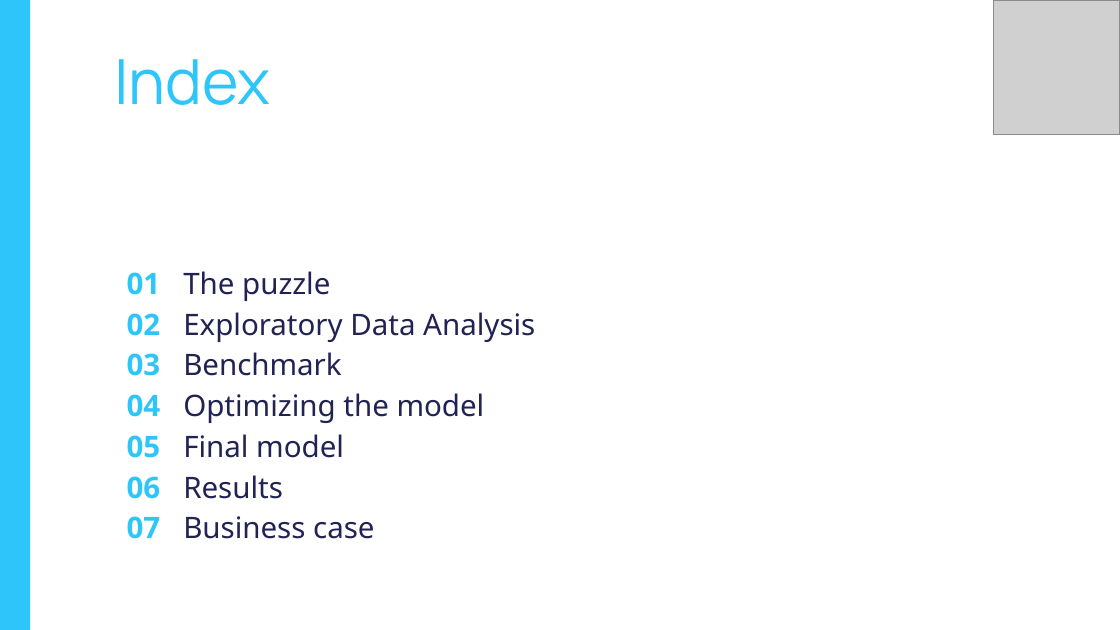
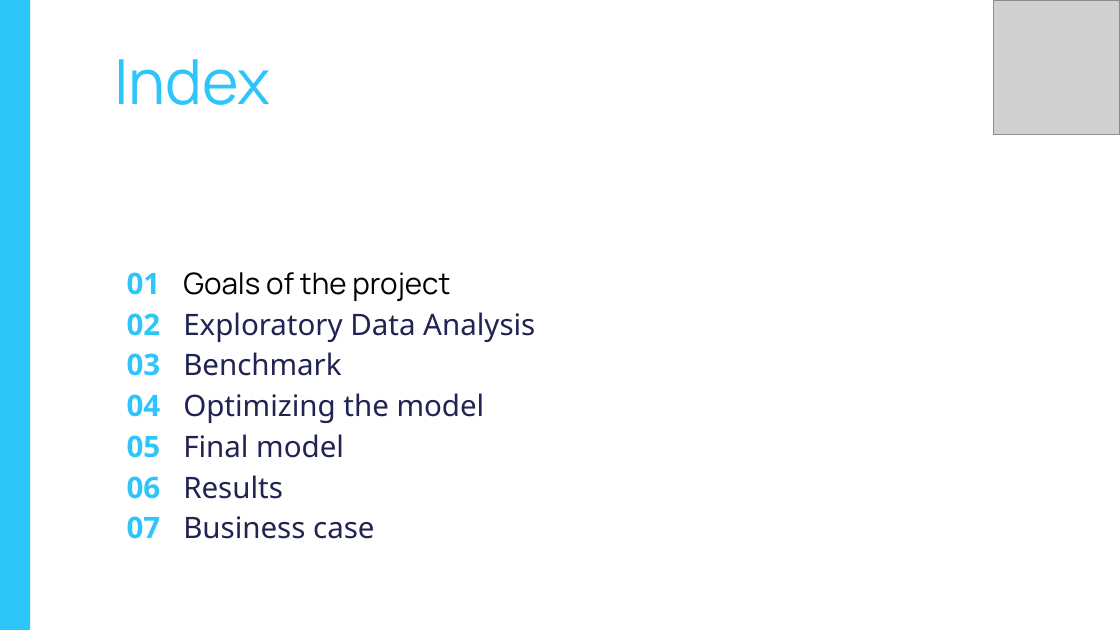
Before and after one commit to dplazau/ironhack-bootcamp, a slide deck: slide 2 of projects/ironhack-final-project/src/presentation/final-project-slides.pptx. Drawn at 1120x630 pixels with LibreOffice and Linux fonts; fonts in the diff are those of the drawing; grey boxes stand for pictures. Boxes give left, top, right and bottom in pixels: in the first picture for what was removed or moved away, otherwise in the second. Text is boxed around its words. In the diff, an @@ line names an element or a change of style, - is before the commit and + after.

```diff
--- a/projects/ironhack-final-project/src/presentation/final-project-slides.pptx
+++ b/projects/ironhack-final-project/src/presentation/final-project-slides.pptx
@@ text at <box>127,272,450,301</box>: text changed; font Noto Sans to Manrope; text colour #212353 to #000000 @@
-01 The puzzle
+01 Goals of the project
```
Also in this commit, not shown: 12 other slides changed, 3 slides added, 6 slides removed, 3 other files.
